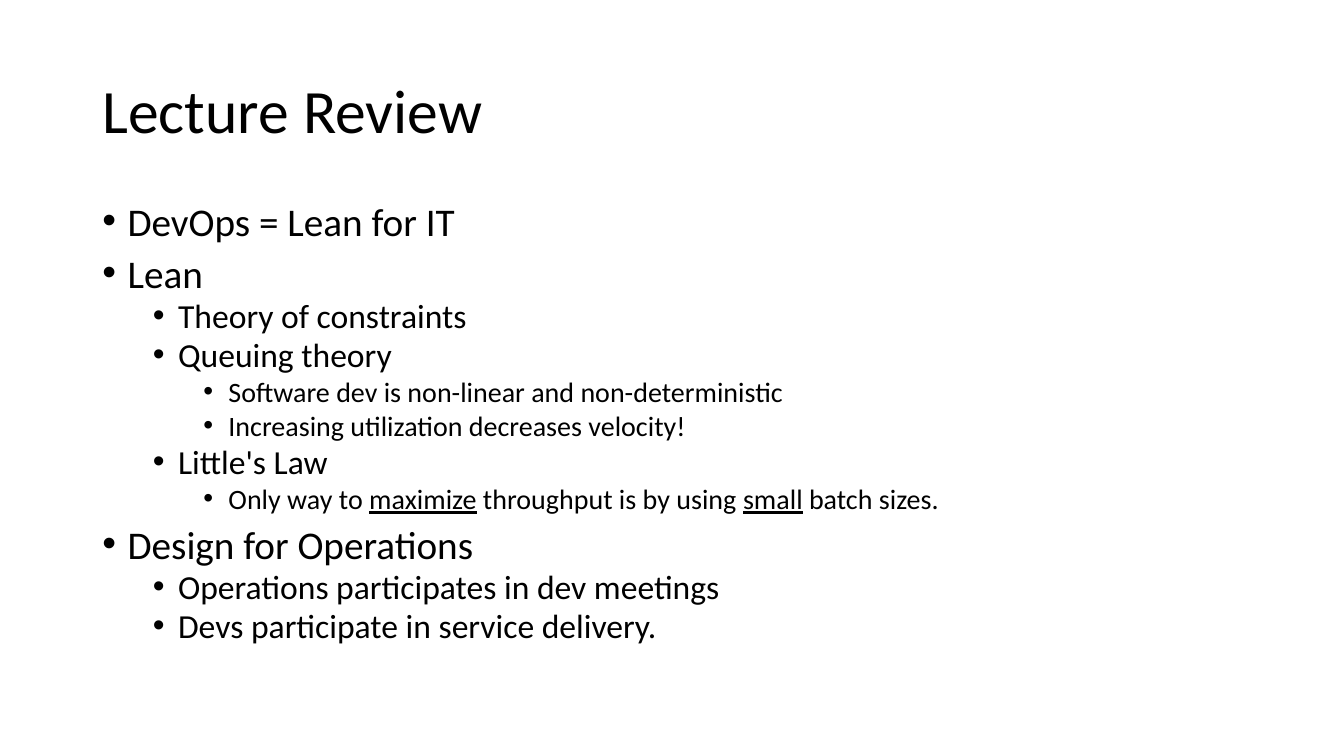
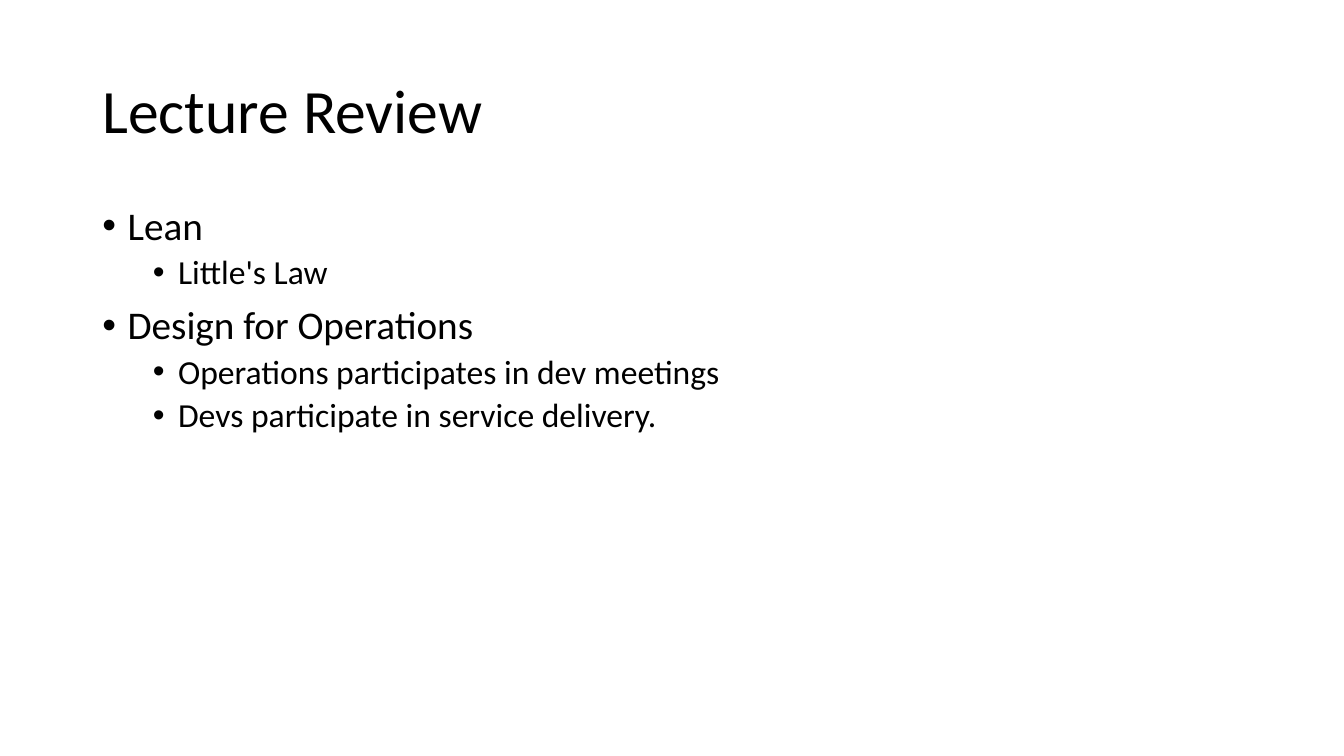
Before and after one commit to jasondbaker/infrastructure-class, a slide deck: slide 5 of review/lecture-review-week-6.pptx. Drawn at 1344x756 pixels with LibreOffice and Linux fonts; fonts in the diff are those of the drawing. Boxes give left, top, right and bottom in pixels: in the first picture for what was removed or moved away, otherwise in the second. Text is boxed around its words. In the diff, an @@ line names an element or a change of style, - is before the commit and + after.

Commit message:
update all lecture review presentations

```diff
--- a/review/lecture-review-week-6.pptx
+++ b/review/lecture-review-week-6.pptx
@@ text "Lean" at box(128, 215, 719, 433): line spacing 0.8 to 0.9 @@
@@ text at box(128, 209, 455, 243): paragraph removed @@
-• DevOps = Lean for IT
@@ text at box(178, 304, 783, 441): paragraphs removed @@
-  • Theory of constraints
-  • Queuing theory
-    • Software dev is non-linear and non-deterministic
-    • Increasing utilization decreases velocity!
@@ text at box(228, 489, 939, 514): paragraph removed @@
-    • Only way to maximize throughput is by using small batch sizes.
```
Also in this commit, not shown: 5 other slides changed, 2 slides removed, 9 other files.
